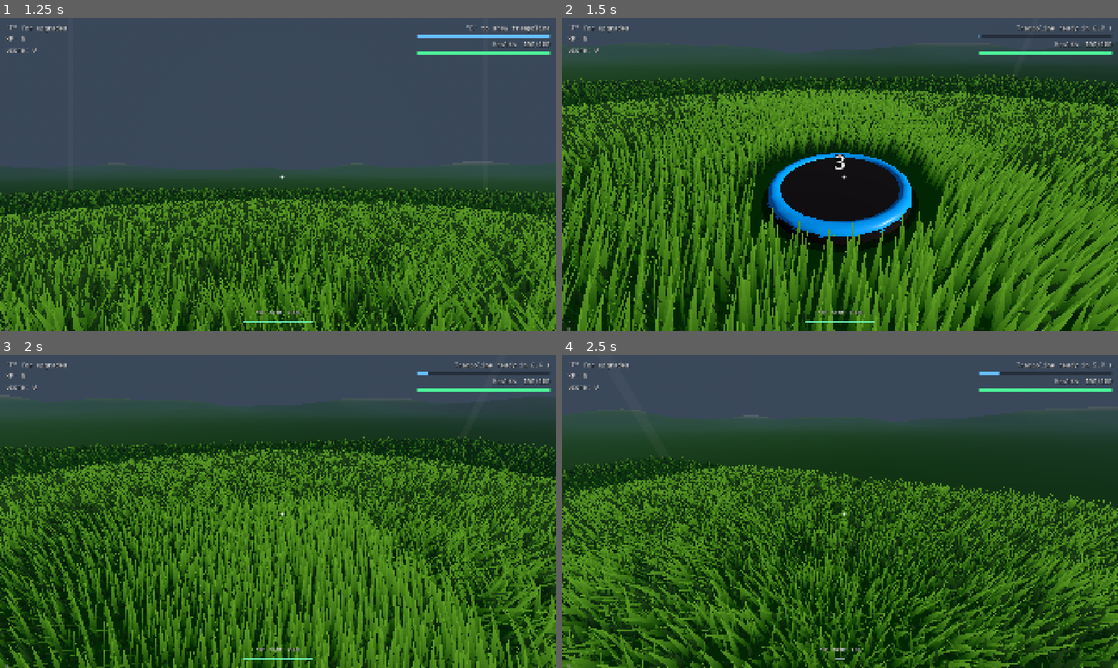
Above: before the commit, frames 1-4 (two rows, left to right).
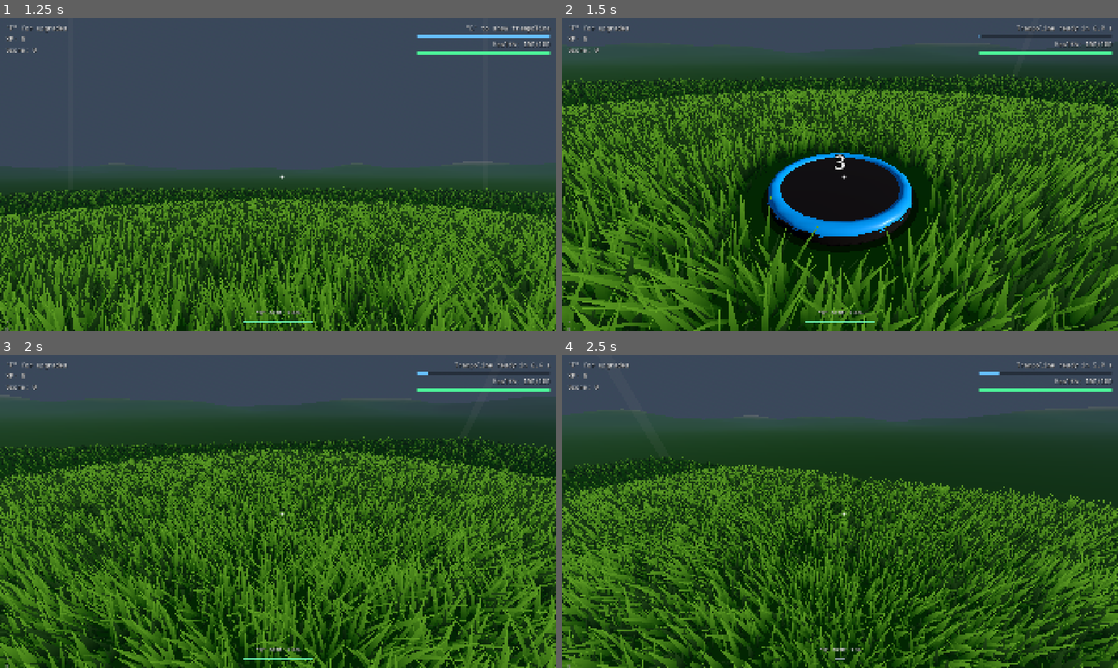
Above: after the commit, the same moments.

Repository: Error403Allowed/Rebound
Game: Godot game, scene res://UI/boot.tscn
The game is run twice, just before and just after one commit, with the same random seed, the same clock (stepped at 60 frames per second) and the same inputs.
Inputs (mouse positions are in pixels of both pictures, inside the frame that each line leads up to):
- Up to frame 1 (1.25 s): click "Start survival" at 0.5 s
- Up to frame 2 (1.5 s): tap Enter at 1.25 s; move the mouse to (867, 174) at 1.27 s; hold W from 1.28 s (still down); tap E at 1.35 s; click (867, 174) at 1.42 s
- Up to frame 3 (2 s): keep holding W; tap Space at 1.52 s
- Up to frame 4 (2.5 s): keep holding W; move the mouse to (812, 511) at 2.02 s; tap Q at 2.1 s; tap Space at 2.27 s

Frame 1 is identical in both runs. In frame 2, 37% of the frame differs, in the area x 0-100%, y 23-100%; in frame 3, 27%; in frame 4, nothing differs.

Commit message:
Restore grass when a trampoline disappears

Diff:
--- a/Scenes/player.gd
+++ b/Scenes/player.gd
@@ -488,13 +488,14 @@
 	area.add_child(collision)
 
 	area.body_entered.connect(_on_tramp_entered.bind(area))
+	area.set_meta("cleared_grass", _clear_grass_around(pos))
 	get_tree().current_scene.add_child(area)
 	area.global_position = pos
-	_clear_grass_around(pos)
-
-
-func _clear_grass_around(pos: Vector3) -> void:
+
+
+func _clear_grass_around(pos: Vector3) -> Array:
 	var clear_radius := tramp_radius + 0.65
+	var removed: Array = []
 	for node in get_tree().current_scene.find_children("*", "MultiMeshInstance3D", true, false):
 		if not node is MultiMeshInstance3D:
 			continue
@@ -503,21 +504,46 @@
 		if mesh == null:
 			continue
 		var instance_count := grass.multimesh.instance_count
-		var kept := PackedVector3Array()
+		var kept: Array[Transform3D] = []
+		var removed_here: Array[Transform3D] = []
 		for index in instance_count:
 			var local := grass.multimesh.get_instance_transform(index)
 			var world := grass.global_transform * local
-			if world.origin.distance_to(pos) > clear_radius:
-				kept.append(local.origin)
-		if kept.size() == instance_count:
+			if world.origin.distance_to(pos) <= clear_radius:
+				removed_here.append(local)
+			else:
+				kept.append(local)
+		if removed_here.is_empty():
 			continue
+		removed.append({"grass": grass, "mesh": mesh, "transforms": removed_here})
 		var replacement := MultiMesh.new()
 		replacement.transform_format = MultiMesh.TRANSFORM_3D
 		replacement.mesh = mesh
 		replacement.instance_count = kept.size()
 		for index in kept.size():
-			var transform := Transform3D(Basis.IDENTITY, kept[index])
-			replacement.set_instance_transform(index, transform)
+			replacement.set_instance_transform(index, kept[index])
+		grass.multimesh = replacement
+	return removed
+
+
+func _restore_grass_around(cleared: Array) -> void:
+	for entry in cleared:
+		var grass := entry["grass"] as MultiMeshInstance3D
+		if grass == null or not is_instance_valid(grass):
+			continue
+		var mesh := entry["mesh"] as Mesh
+		var removed := entry["transforms"] as Array
+		var current: Array[Transform3D] = []
+		for index in grass.multimesh.instance_count:
+			current.append(grass.multimesh.get_instance_transform(index))
+		for transform in removed:
+			current.append(transform)
+		var replacement := MultiMesh.new()
+		replacement.transform_format = MultiMesh.TRANSFORM_3D
+		replacement.mesh = mesh
+		replacement.instance_count = current.size()
+		for index in current.size():
+			replacement.set_instance_transform(index, current[index])
 		grass.multimesh = replacement
 
 
@@ -541,6 +567,7 @@
 	if label != null:
 		label.text = str(charges)
 	if charges <= 0:
+		_restore_grass_around(area.get_meta("cleared_grass"))
 		area.queue_free()
 
 
